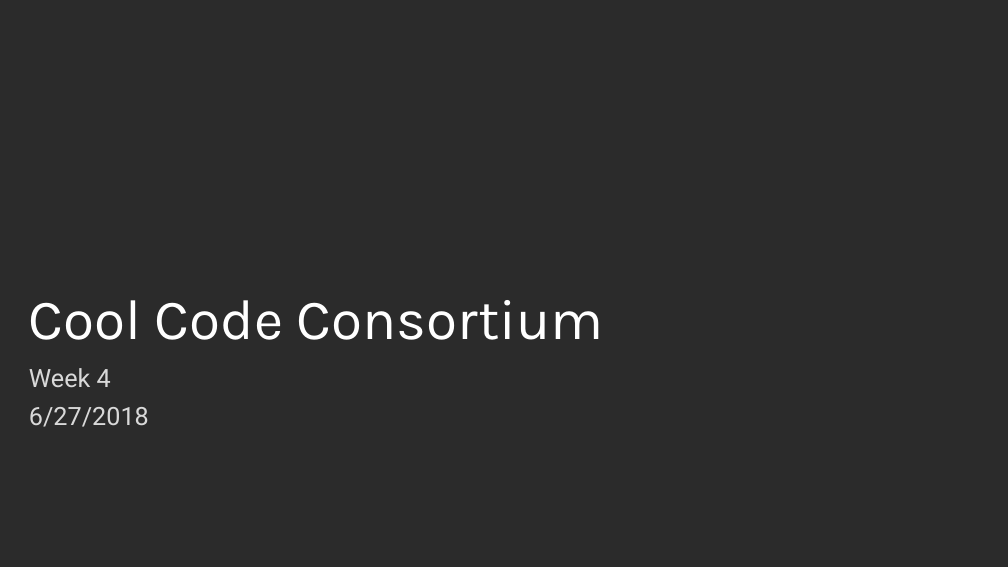
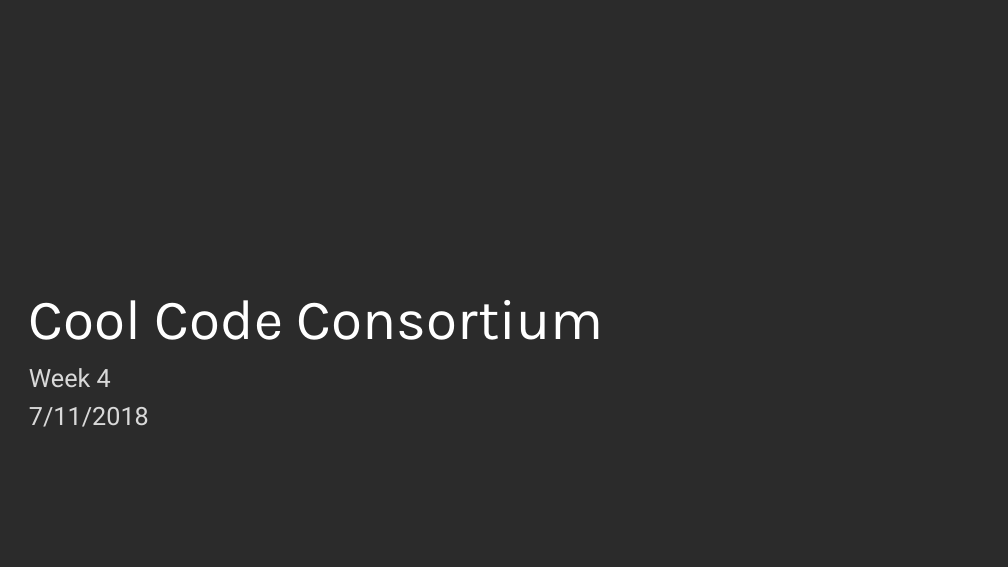
Before and after one commit to cjblink1/ccc18, a slide deck: slide 1 of week4/Week4.pptx. Drawn at 1008x567 pixels with LibreOffice and Linux fonts; fonts in the diff are those of the drawing; background and template pictures are left out; a plain dark background stands for a picture behind light text. Boxes give left, top, right and bottom in pixels: in the first picture for what was removed or moved away, otherwise in the second. Text is boxed around its words. In the diff, an @@ line names an element or a change of style, - is before the commit and + after.

Commit message:
Updated date

```diff
--- a/week4/Week4.pptx
+++ b/week4/Week4.pptx
@@ subtitle at [29, 407, 149, 427]: text changed @@
-6/27/2018
+7/11/2018
```
